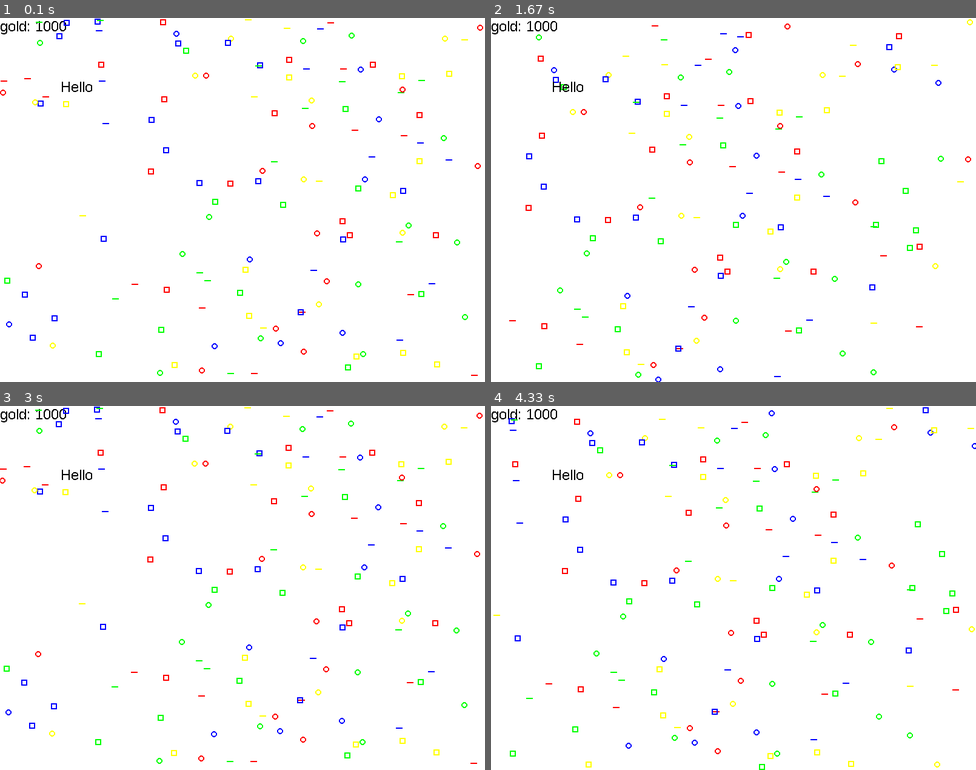
Above: before the commit, frames 1-4 (two rows, left to right).
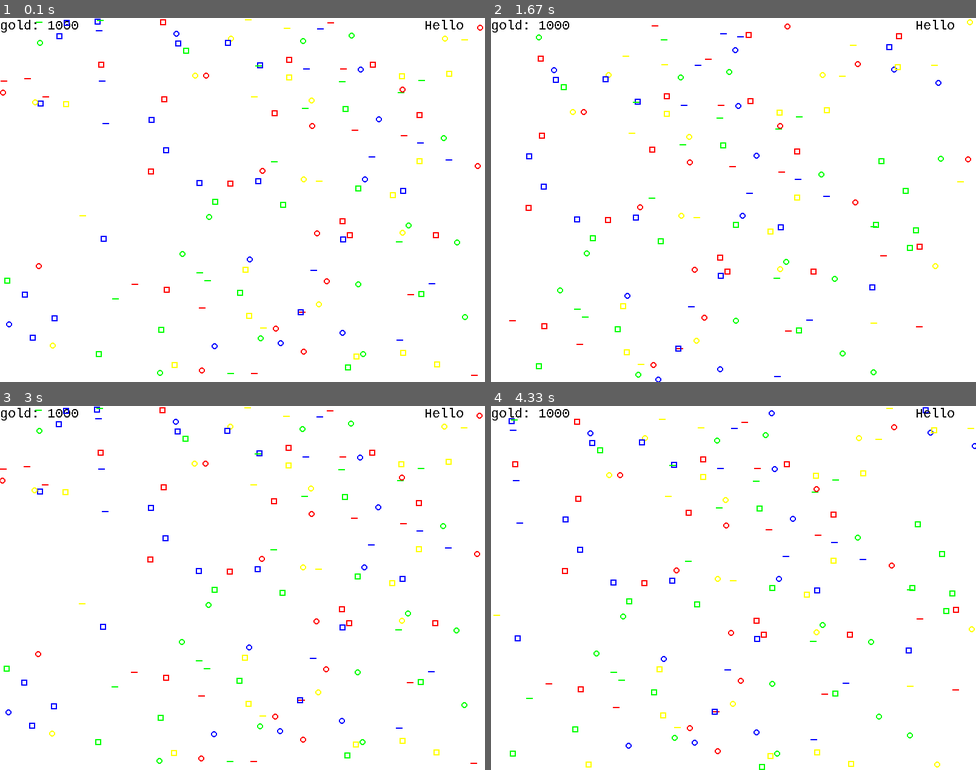
Above: after the commit, the same moments.

Repository: GendalfBlack/GB-PygameGameEngine
Game: pygame game, started from main.py
Same seed, same stepped clock (60 frames per second), same inputs: the game is played once before the commit and once after it.
Inputs:
- Up to frame 1 (0.1 s): no input
- Up to frame 2 (1.67 s): hold D 0.33-0.8 s; hold W 0.83-1.13 s; hold D 1.17-1.63 s
- Up to frame 3 (3 s): hold A 1.67-2.2 s; hold S 2.23-2.53 s; hold A 2.57-2.97 s
- Up to frame 4 (4.33 s): hold W 3-3.37 s; hold D 3.4-4.03 s; hold S from 4.07 s (still down)

The runs differ from the first frame. In frame 1, 0.3% of the frame differs, in the area x 0-96%, y 0-21%; in frame 2, 0.3%; in frame 3, 0.3%; in frame 4, 0.3%.

Commit message:
Little tweaks

Diff:
--- a/GameEngine.py
+++ b/GameEngine.py
@@ -63,7 +63,7 @@
     def __init__(self):
         p.init()
         self.version = "dev 0.1"
-        self.mainfont = p.font.SysFont("Arial", 24)
+        self.mainfont = p.font.SysFont("Consolas", 24)
         Camera.mainfont = self.mainfont
         self.screen = None
 
--- a/main.py
+++ b/main.py
@@ -6,7 +6,6 @@
 game.init("800x600")
 
 game.show_fps = False
-
 game.add_new_Resource("gold")
 game.resources["gold"].amount = 1000
 
@@ -22,6 +21,6 @@
 game.main_camera.addComponent("Camera")
 game.main_camera.addComponent("WasdControls")
 
-game.add_new_UI(type="Label", text="Hello", pos=(100,100), color="black")
+game.add_new_UI(type="Label", text="Hello", pos=(700,0), color="black")
 
 game.run()
